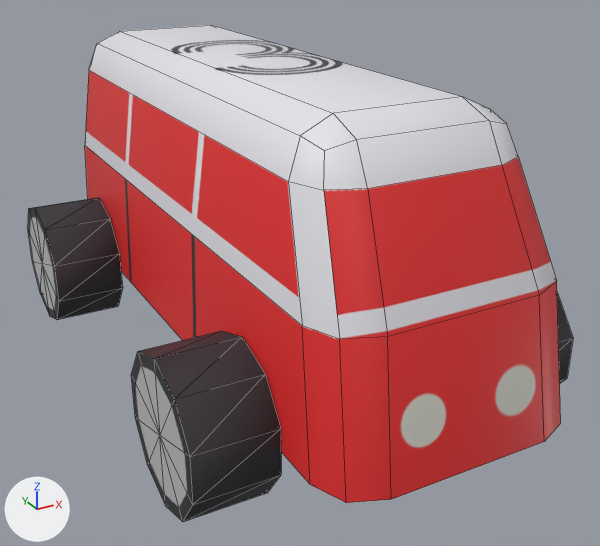
A saved change to the FBX model Assets/Models/VWBraud.fbx.
One viewpoint serves both versions: a 50 mm camera at (-2.08, -4.14, 2.63) aimed at (0.09, -0.19, 0.65). The lights are fixed; the arrows at lower left show +X, +Y and +Z. Mesh edges are drawn as thin lines. Where no turn or scale is listed for an object, it has been applied to the vertices.

In view in the first picture: 'BRWHeel', 'FLWheel', 'FRWheel', 'VWBraudShell'.
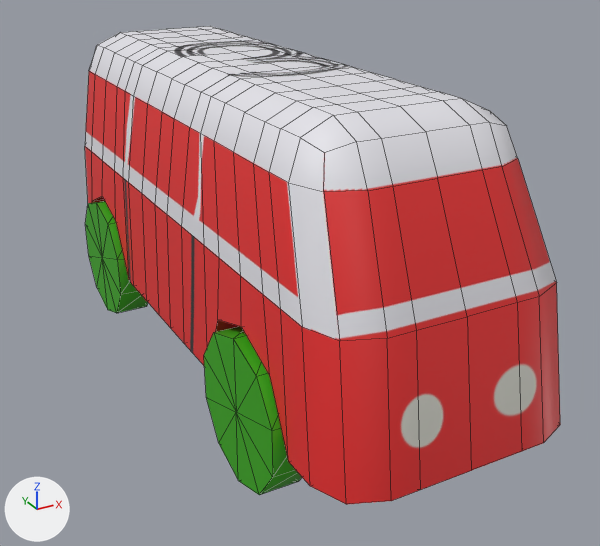
Where the change shows, as pixel boxes (x1, y1, x2, y2) in the pictures (600 x 546 px):
'VWBraudShell', reshaped
    before: (85, 25, 561, 503)
    after: (85, 26, 560, 504)
'FRWheel', recoloured, mesh rescaled, moved
    before: (131, 331, 281, 522)
    after: (204, 326, 302, 495)
'BRWHeel', deleted (black)
    before: (28, 198, 122, 320)
'BRWheel', added (green)
    after: (85, 201, 148, 313)
'FLWheel', recoloured, mesh rescaled, moved (not visible afterwards)
    before: (557, 293, 573, 383)

Diff of the bpy script that builds the scene:
```diff
--- a/Assets/Models/VWBraud.fbx.py
+++ b/Assets/Models/VWBraud.fbx.py
@@ img_t_jeep_jpg @@
+img_t_jeep_jpg = load_image('T_Jeep.jpg', 'T_Jeep.jpg', 1024, 1024, 'sRGB')
@@ mat_jeepmaterial @@
+mat_jeepmaterial = principled_material('JeepMaterial')
+mat_jeepmaterial.texture = img_t_jeep_jpg
@@ me_mesh_001 @@
 me_mesh_001.from_pydata(...)  # 22 vertices, 40 faces; spans x -0.215..0.215, y -0.383..0.383, z -0.403..0.403
 # used by ob_frwheel; location = (-0.88, -1.012, 0.403)
-me_mesh_001.materials.append(mat_lambert5)  # picture img_t_vw_jpg
+# me_mesh_001 part 3: the whole mesh is scaled about its middle by (0.5, 1, 1)
+me_mesh_001.materials.append(mat_jeepmaterial)  # picture img_t_jeep_jpg
@@ me_mesh_003 @@
 # used by ob_vwbraudshell; location = (0.0, 0.0, 0.0)
-me_mesh_003.from_pydata(...)  # 54 vertices, 53 faces; spans x -0.66..0.66, y -1.9..1.9, z 0.4..1.86
+me_mesh_003.from_pydata(...)  # 330 vertices, 332 faces; spans x -0.66..0.66, y -1.9..1.9, z 0.4..1.85
+# me_mesh_003 part 2: 20 vertices moved within x -0.66..0.66, y -1.9..1.9, z 0.4..1.79; 34 vertices removed from x -0.64..0.64, y -1.79..1.87, z 0.4..1.86; 310 vertices added at x -0.66..0.66, y -1.9..1.9, z 0.4..1.85
 me_mesh_003.materials.append(mat_lambert5)
@@ me_mesh @@
 me_mesh.from_pydata(...)  # 22 vertices, 40 faces; spans x -0.215..0.215, y -0.383..0.383, z -0.403..0.403
 # used by ob_flwheel; location = (0.88, -1.012, 0.403)
-me_mesh.materials.append(mat_lambert5)  # picture img_t_vw_jpg
+# me_mesh part 1: the whole mesh is scaled about its middle by (0.5, 1, 1)
+me_mesh.materials.append(mat_jeepmaterial)  # picture img_t_jeep_jpg
@@ me_mesh_003_1 @@
+me_mesh_003_1.from_pydata(...)  # a 10-sided cylinder along x spanning x -0.108..0.108, y -0.383..0.383, z -0.403..0.403
+me_mesh_003_1.materials.append(mat_jeepmaterial)  # picture img_t_jeep_jpg
@@ ob_frwheel @@
 ob_frwheel = bpy.data.objects.new('FRWheel', me_mesh_001)
-ob_frwheel.location = (-0.88, -1.012, 0.403)
+ob_frwheel.location = (-0.6, -1.008, 0.403)
@@ ob_flwheel @@
 ob_flwheel = bpy.data.objects.new('FLWheel', me_mesh)
-ob_flwheel.location = (0.88, -1.012, 0.403)
+ob_flwheel.location = (0.6, -1.008, 0.403)
@@ ob_brwheel @@
-ob_brwheel = bpy.data.objects.new('BRWHeel', me_mesh_002)
-ob_brwheel.location = (-0.88, 1.3, 0.403)
@@ ob_brwheel_1 @@
+ob_brwheel_1 = bpy.data.objects.new('BRWheel', me_mesh_003_1)
+ob_brwheel_1.location = (-0.6, 1.205, 0.403)
```
